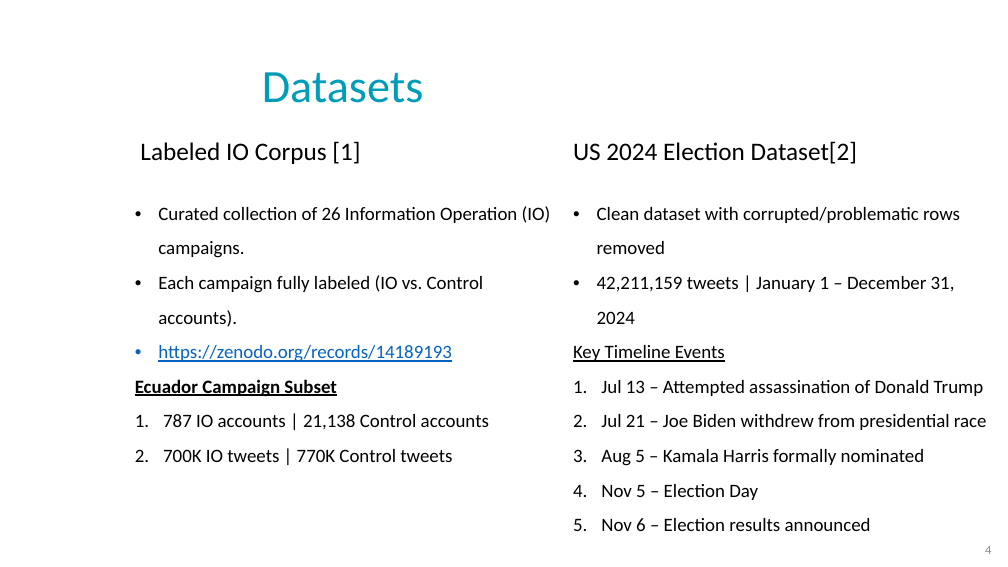
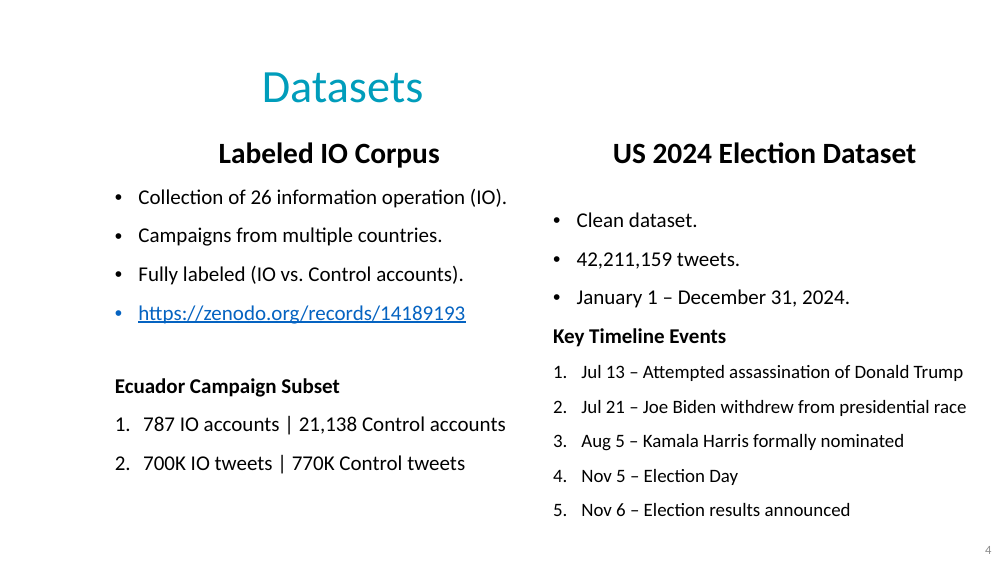
Before and after one commit to NoaTal1996/Backbone-Graph, a slide deck: slide 4 of docs/base_slides.pptx. Drawn at 1008x567 pixels with LibreOffice and Linux fonts; fonts in the diff are those of the drawing; background and template pictures are left out. Boxes give left, top, right and bottom in pixels: in the first picture for what was removed or moved away, otherwise in the second. Text is boxed around its words. In the diff, an @@ line names an element or a change of style, - is before the commit and + after.

```diff
--- a/docs/base_slides.pptx
+++ b/docs/base_slides.pptx
@@ table at [107,132,985,564] @@
-row 1, column 1: Labeled IO Corpus [1] / Curated collection of 26 Information Operation (IO) campaigns. / Each campaign fully labeled (IO vs. Control accounts). / https://zenodo.org/records/14189193 / Ecuador Campaign Subset / 787 IO accounts | 21,138 Control accounts / 700K IO tweets | 770K Control tweets
+row 1, column 1: Labeled IO Corpus / Collection of 26 information operation (IO). / Campaigns from multiple countries. / Fully labeled (IO vs. Control accounts). / https://zenodo.org/records/14189193 / Ecuador Campaign Subset / 787 IO accounts | 21,138 Control accounts / 700K IO tweets | 770K Control tweets
-row 1, column 2: US 2024 Election Dataset[2] / Clean dataset with corrupted/problematic rows removed / 42,211,159 tweets | January 1 – December 31, 2024 / Key Timeline Events / Jul 13 – Attempted assassination of Donald Trump / Jul 21 – Joe Biden withdrew from presidential race / Aug 5 – Kamala Harris formally nominated / Nov 5 – Election Day / Nov 6 – Election results announced
+row 1, column 2: US 2024 Election Dataset / Clean dataset. / 42,211,159 tweets. / January 1 – December 31, 2024. / Key Timeline Events / Jul 13 – Attempted assassination of Donald Trump / Jul 21 – Joe Biden withdrew from presidential race / Aug 5 – Kamala Harris formally nominated / Nov 5 – Election Day / Nov 6 – Election results announced
@@ table: place and size @@
-table at [127,133,1004,567]
+table at [107,132,985,564]
```
Also in this commit, not shown: 2 other slides changed.
